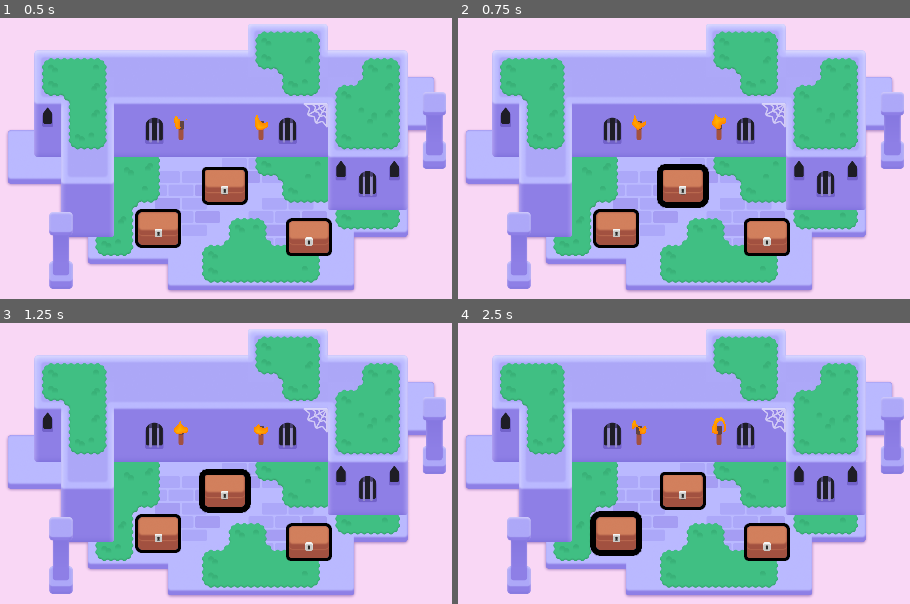
Above: before the commit, frames 1-4 (two rows, left to right).
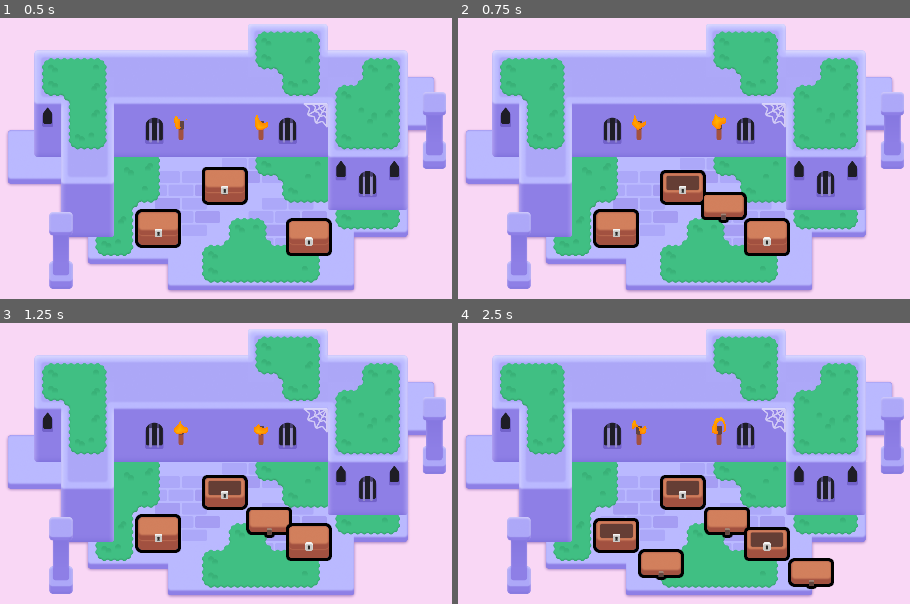
Above: after the commit, the same moments.

Repository: monkeytickler812/2d-GameDev-Course
Game: Godot game, scene res://lessons/mini_dungeon.tscn
The game is run twice, just before and just after one commit, with the same random seed, the same clock (stepped at 60 frames per second) and the same inputs.
Inputs (mouse positions are in pixels of both pictures, inside the frame that each line leads up to):
- Up to frame 1 (0.5 s): no input
- Up to frame 2 (0.75 s): tap Enter at 0.5 s; move the mouse to (684, 183) at 0.52 s; press the mouse at (684, 183) at 0.53 s; hold D (move_right) from 0.53 s (still down)
- Up to frame 3 (1.25 s): keep holding D (move_right); tap Space at 0.77 s
- Up to frame 4 (2.5 s): move the mouse to (765, 542) at 1.27 s; release D (move_right) at 1.28 s; release the mouse at (765, 542) at 1.28 s; hold S (move_down) 1.28-2.03 s; right-click (765, 542) at 1.35 s; click (765, 542) at 1.42 s; tap Space at 1.52 s; move the mouse to (616, 533) at 2.02 s; hold D (move_right) from 2.03 s (still down); tap Z at 2.1 s; click (616, 533) at 2.17 s

Frame 1 is identical in both runs. In frame 2, 2.0% of the frame differs, in the area x 44-64%, y 51-73%; in frame 3, 2.0%; in frame 4, 5.4%, in the area x 29-84%, y 53-95%.

Commit message:
L5 and practices complete

Diff:
--- a/M06.looting_workbook/chest.gd
+++ b/M06.looting_workbook/chest.gd
@@ -1,6 +1,8 @@
 extends Area2D
 
+
 @onready var canvas_group: CanvasGroup = $CanvasGroup
+@onready var animation_player: AnimationPlayer = $AnimationPlayer
 
 func _ready() -> void:
 	mouse_entered.connect(_on_mouse_entered)
@@ -17,3 +19,18 @@
 func _on_mouse_exited() -> void:
 	var tween := create_tween()
 	tween.tween_method(set_outline_thickness, 6.0, 3.0, 0.08)
+
+func _input_event(viewport: Node, event: InputEvent, shape_index: int):
+	var event_is_mouse_click: bool = (
+		event is InputEventMouseButton and
+		event.button_index == MOUSE_BUTTON_LEFT and
+		event.is_pressed()
+	)
+
+	if event_is_mouse_click:
+		open()
+
+func open() -> void:
+	animation_player.play("open")
+
+	input_pickable = false
--- a/M06.looting_workbook/chest.tscn
+++ b/M06.looting_workbook/chest.tscn
@@ -16,6 +16,21 @@
 shader_parameter/line_thickness = 4.0
 shader_parameter/viewport_scale = Vector2(1, 1)
 
+[sub_resource type="Animation" id="Animation_5v6ob"]
+length = 0.001
+tracks/0/type = "value"
+tracks/0/imported = false
+tracks/0/enabled = true
+tracks/0/path = NodePath("CanvasGroup/Top:position")
+tracks/0/interp = 1
+tracks/0/loop_wrap = true
+tracks/0/keys = {
+"times": PackedFloat32Array(0),
+"transitions": PackedFloat32Array(1),
+"update": 0,
+"values": [Vector2(0, -39)]
+}
+
 [sub_resource type="Animation" id="Animation_2bs3h"]
 resource_name = "open"
 tracks/0/type = "value"
@@ -29,21 +44,6 @@
 "transitions": PackedFloat32Array(1, 1, 1),
 "update": 0,
 "values": [Vector2(0, -39), Vector2(53, -96), Vector2(107, 45)]
-}
-
-[sub_resource type="Animation" id="Animation_5v6ob"]
-length = 0.001
-tracks/0/type = "value"
-tracks/0/imported = false
-tracks/0/enabled = true
-tracks/0/path = NodePath("CanvasGroup/Top:position")
-tracks/0/interp = 1
-tracks/0/loop_wrap = true
-tracks/0/keys = {
-"times": PackedFloat32Array(0),
-"transitions": PackedFloat32Array(1),
-"update": 0,
-"values": [Vector2(0, -39)]
 }
 
 [sub_resource type="AnimationLibrary" id="AnimationLibrary_8161a"]
--- a/M06.looting_workbook/practices/L5.P1.open_the_door/door.gd
+++ b/M06.looting_workbook/practices/L5.P1.open_the_door/door.gd
@@ -2,12 +2,17 @@
 
 @onready var animation_player: AnimationPlayer = $"AnimationPlayer"
 
-
 func _input_event(viewport: Node, event: InputEvent, shape_index: int):
-	# Complete this boolean expression to check if the input event is a left-mouse click.
 	var event_is_mouse_click: bool = (
-		false
+		event is InputEventMouseButton and
+		event.button_index == MOUSE_BUTTON_LEFT and
+		event.is_pressed()
 	)
 
 	if event_is_mouse_click:
-		pass
+		open()
+
+func open() -> void:
+	animation_player.play("open")
+
+	input_pickable = false
--- a/M06.looting_workbook/practices/L5.P1.open_the_door/open_the_door.tscn
+++ b/M06.looting_workbook/practices/L5.P1.open_the_door/open_the_door.tscn
@@ -1,17 +1,13 @@
-[gd_scene load_steps=4 format=3]
+[gd_scene load_steps=3 format=3 uid="uid://dwwgnj2ni78gs"]
 
 [ext_resource type="PackedScene" path="res://practices/L5.P1.open_the_door/door_open.tscn" id="1_jjcwt"]
-[ext_resource type="Script" path="res://practices/L5.P1.open_the_door/door.gd" id="2_761eb"]
-[ext_resource type="Texture2D" path="res://practices/L5.P1.open_the_door/wall.png" id="3_nmn4b"]
+[ext_resource type="Texture2D" uid="uid://dwbwn5t4dfiib" path="res://practices/L5.P1.open_the_door/wall.png" id="3_nmn4b"]
 
 [node name="OpenTheDoor" type="Node2D"]
 metadata/_edit_horizontal_guides_ = []
 
-[node name="DoorOpen" type="Area2D" parent="." instance=ExtResource("1_jjcwt")]
+[node name="DoorOpen" parent="." instance=ExtResource("1_jjcwt")]
 position = Vector2(960, 446.5)
-collision_layer = 2
-collision_mask = 0
-script = ExtResource("2_761eb")
 
 [node name="Wall" type="Sprite2D" parent="."]
 position = Vector2(959, 929.5)
--- a/M06.looting_workbook/practices/L5.P2.pop_the_balloon/balloon_pop.gd
+++ b/M06.looting_workbook/practices/L5.P2.pop_the_balloon/balloon_pop.gd
@@ -4,8 +4,9 @@
 func _input_event(viewport: Node, event: InputEvent, shape_index: int):
 	var event_is_mouse_release: bool = (
 		event is InputEventMouseButton
-		and event.button_index == MOUSE_BUTTON_LEFT
+		and event.button_index == MOUSE_BUTTON_LEFT and
+		event.is_released()
 	)
 
 	if event_is_mouse_release:
-		pass
+		queue_free()
--- a/M06.looting_workbook/practices/L5.P2.pop_the_balloon/balloon_pop.tscn
+++ b/M06.looting_workbook/practices/L5.P2.pop_the_balloon/balloon_pop.tscn
@@ -1,9 +1,9 @@
-[gd_scene load_steps=6 format=3]
+[gd_scene load_steps=6 format=3 uid="uid://baypakp4xc0d6"]
 
-[ext_resource type="Script" path="res://practices/L5.P2.pop_the_balloon/balloon_pop.gd" id="1_r5f1c"]
-[ext_resource type="Material" path="res://practices/L5.P2.pop_the_balloon/material.tres" id="2_2bj50"]
-[ext_resource type="Texture2D" path="res://practices/L5.P2.pop_the_balloon/balloon_tail.png" id="3_06qel"]
-[ext_resource type="Texture2D" path="res://practices/L5.P2.pop_the_balloon/balloon_top.png" id="4_tkh23"]
+[ext_resource type="Script" path="res://practices/L5.P2.pop_the_balloon/balloon_pop.gd" id="1_ry1cg"]
+[ext_resource type="Material" uid="uid://bh8me21qj0etl" path="res://practices/L5.P2.pop_the_balloon/material.tres" id="2_2bj50"]
+[ext_resource type="Texture2D" uid="uid://bnfm17ejohcbd" path="res://practices/L5.P2.pop_the_balloon/balloon_tail.png" id="3_06qel"]
+[ext_resource type="Texture2D" uid="uid://oyf7maqtrbvs" path="res://practices/L5.P2.pop_the_balloon/balloon_top.png" id="4_tkh23"]
 
 [sub_resource type="CapsuleShape2D" id="CapsuleShape2D_6fgqy"]
 radius = 47.0
--- a/M06.looting_workbook/practices/L5.P2.pop_the_balloon/pop_the_balloon.tscn
+++ b/M06.looting_workbook/practices/L5.P2.pop_the_balloon/pop_the_balloon.tscn
@@ -1,16 +1,11 @@
-[gd_scene load_steps=3 format=3]
+[gd_scene load_steps=2 format=3 uid="uid://bepcrlrimyub7"]
 
-[ext_resource type="PackedScene" path="res://practices/L5.P2.pop_the_balloon/balloon_pop.tscn" id="1_enrvy"]
-[ext_resource type="Script" path="res://practices/L5.P2.pop_the_balloon/balloon_pop.gd" id="2_xkyg3"]
+[ext_resource type="PackedScene" uid="uid://baypakp4xc0d6" path="res://practices/L5.P2.pop_the_balloon/balloon_pop.tscn" id="1_enrvy"]
 
 [node name="PopTheBalloon" type="Node2D"]
 metadata/_edit_horizontal_guides_ = []
 
-[node name="BalloonPop" type="Area2D" parent="." instance=ExtResource("1_enrvy")]
-position = Vector2(960, 540)
-collision_layer = 2
-collision_mask = 0
-script = ExtResource("2_xkyg3")
+[node name="BalloonPop" parent="." instance=ExtResource("1_enrvy")]
 
 [node name="ExtraVisuals" type="Node" parent="."]
 
Not shown: 1 places in M06.looting_workbook/practices/L5.P2.pop_the_balloon/balloon_pop.tscn that only renumber resources
